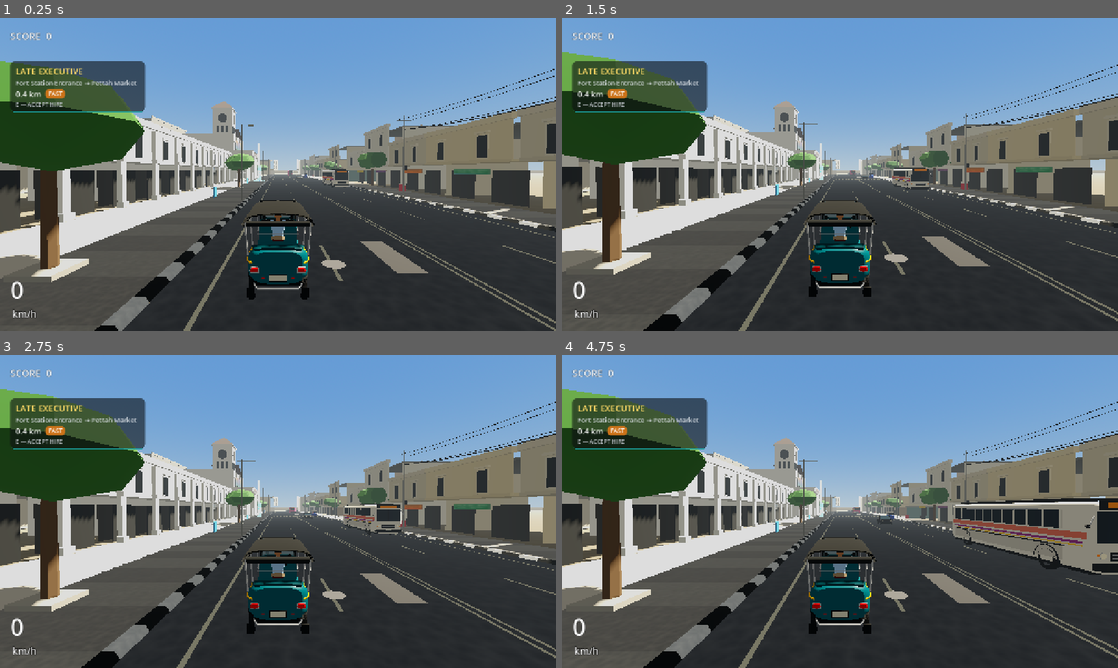
Above: before the commit, frames 1-4 (two rows, left to right).
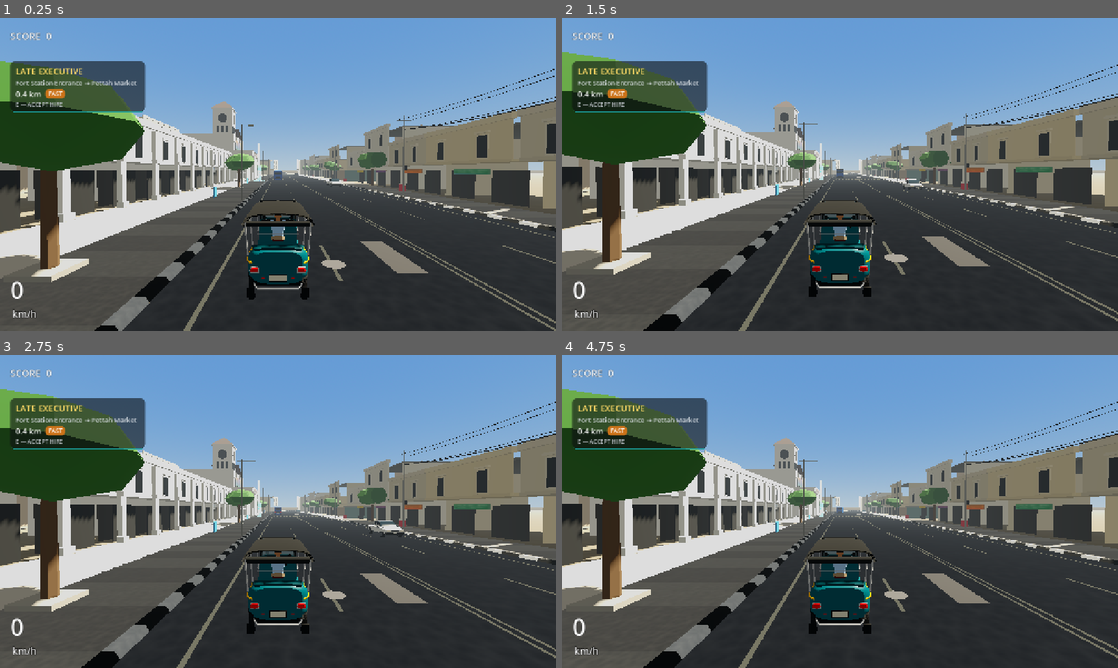
Above: after the commit, the same moments.

Repository: chaven-sl/TukTukColombo
Game: Godot game, scene res://scenes/bootstrap/bootstrap.tscn
Two runs of this game, one before a commit and one after it. Both use one fixed random seed, a clock stepped at 60 frames per second and the inputs below.
Inputs (mouse positions are in pixels of both pictures, inside the frame that each line leads up to):
- Up to frame 1 (0.25 s): no input
- Up to frame 2 (1.5 s): move the mouse to (962, 158) at 0.52 s; hold D (steer_right) 0.53-1.25 s; hold H (horn) 0.53-1.25 s; click (962, 158) at 0.67 s; drag from (728, 190) to (812, 237) at 1.27 s
- Up to frame 3 (2.75 s): move the mouse to (333, 442) at 2.02 s; hold D (steer_right) from 2.03 s (still down); hold H (horn) from 2.03 s (still down)
- Up to frame 4 (4.75 s): release D (steer_right) at 2.75 s; release H (horn) at 2.75 s; drag from (812, 574) to (673, 464) at 2.77 s; move the mouse to (1006, 558) at 3.52 s; hold A (steer_left) 3.53-4.25 s; hold H (horn) 3.53-4.25 s; drag from (673, 464) to (756, 433) at 4.27 s

The runs differ from the first frame. In frame 1, 0.4% of the frame differs, in the area x 25-63%, y 30-54%; in frame 2, 0.5%; in frame 3, 1.0%; in frame 4, 5.6%, in the area x 3-100%, y 30-71%.

Commit message:
feat(world): Pettah compression — one 2.85 m lane each way through the market
Signalised Market Gate (16 m, + Spice Lane side street) is the lane
reduction: lane counts change only at junctions, where merging
connectors conflict and are granted one at a time. Market core: core A,
22 m loading bays (2.4 m), core B; widening to 3.2 m lanes + 1.6 m
shoulder, back to two lanes at Pettah Junction. Deliberate kerbside
pressure (loading van + boxes + cart, parked tuk, motorcycle row, tuk
stand, roadworks pen), pavement-edge merchandise, merge/straight road
arrows, denser wire bundles, bunting. Spots moved onto the new
pavements. Parked vehicles: footprint check keeps them off every lane.

Co-Authored-By: Claude Opus 5.5 <noreply@anthropic.com>

Diff:
--- a/scenes/districts/fort_pettah/fort_pettah_track.tscn
+++ b/scenes/districts/fort_pettah/fort_pettah_track.tscn
@@ -79,70 +79,146 @@
 lane_width = 2.9
 median_width = 0.2
 shoulder_width = 0.4
-zone = &"market"
-
-[node name="MarketApproach" type="Node3D" parent="MainLoop"]
-script = ExtResource("3_seg")
-length = 122.0
-lane_width = 2.9
-median_width = 0.2
-shoulder_width = 0.4
-sidewalk_left = true
-sidewalk_right = true
-sidewalk_width = 3.0
-crossing_s = PackedFloat32Array(42, 96)
-crossing_styles = PackedInt32Array(1, 0)
-zone = &"market"
-bus_spawn_scale = 0.15
+zone = &"olcott"
+
+[node name="MarketGate" type="Node3D" parent="MainLoop"]
+script = ExtResource("4_ix")
+size = 16.0
+green_through = 12.0
+green_cross = 6.0
+
+[node name="MarketCoreA" type="Node3D" parent="MainLoop"]
+script = ExtResource("3_seg")
+length = 34.0
+lane_width = 2.85
+median_width = 0.15
+shoulder_width = 0.35
+lanes_per_direction = 1
+sidewalk_left = true
+sidewalk_right = true
+sidewalk_width = 3.0
+zone = &"market"
+bus_spawn_scale = 0.0
+crossing_s = PackedFloat32Array(18)
+crossing_styles = PackedInt32Array(1)
+pedestrian_density = 2.0
+
+[node name="MarketBayIn" type="Node3D" parent="MainLoop"]
+script = ExtResource("3_seg")
+length = 6.0
+lane_width = 2.85
+median_width = 0.15
+shoulder_width = 0.35
+shoulder_width_end = 2.4
+lanes_per_direction = 1
+sidewalk_left = true
+sidewalk_right = true
+sidewalk_width = 3.0
+zone = &"market"
+bus_spawn_scale = 0.0
+pedestrian_density = 2.0
+
+[node name="MarketBay" type="Node3D" parent="MainLoop"]
+script = ExtResource("3_seg")
+length = 22.0
+lane_width = 2.85
+median_width = 0.15
+shoulder_width = 2.4
+lanes_per_direction = 1
+sidewalk_left = true
+sidewalk_right = true
+sidewalk_width = 3.0
+zone = &"market"
+bus_spawn_scale = 0.0
+pedestrian_density = 2.0
+
+[node name="MarketBayOut" type="Node3D" parent="MainLoop"]
+script = ExtResource("3_seg")
+length = 6.0
+lane_width = 2.85
+median_width = 0.15
+shoulder_width = 2.4
+shoulder_width_end = 0.35
+lanes_per_direction = 1
+sidewalk_left = true
+sidewalk_right = true
+sidewalk_width = 3.0
+zone = &"market"
+bus_spawn_scale = 0.0
+pedestrian_density = 2.0
+
+[node name="MarketCoreB" type="Node3D" parent="MainLoop"]
+script = ExtResource("3_seg")
+length = 38.0
+lane_width = 2.85
+median_width = 0.15
+shoulder_width = 0.35
+lanes_per_direction = 1
+sidewalk_left = true
+sidewalk_right = true
+sidewalk_width = 3.0
+zone = &"market"
+bus_spawn_scale = 0.0
+crossing_s = PackedFloat32Array(26)
+crossing_styles = PackedInt32Array(0)
 pedestrian_density = 2.0
 
 [node name="MarketTaperOut" type="Node3D" parent="MainLoop"]
 script = ExtResource("3_seg")
 length = 15.0
-lane_width = 2.9
-lane_width_end = 3.3
-median_width = 0.2
-median_width_end = 0.4
-shoulder_width = 0.4
-shoulder_width_end = 0.8
-sidewalk_left = true
-sidewalk_right = true
-sidewalk_width = 3.0
-zone = &"market"
-bus_spawn_scale = 0.3
+lane_width = 2.85
+lane_width_end = 3.2
+median_width = 0.15
+median_width_end = 0.2
+shoulder_width = 0.35
+shoulder_width_end = 1.6
+lanes_per_direction = 1
+sidewalk_left = true
+sidewalk_right = true
+sidewalk_width = 3.0
+zone = &"market"
+bus_spawn_scale = 0.0
 pedestrian_density = 1.6
 
 [node name="MarketLower" type="Node3D" parent="MainLoop"]
 script = ExtResource("3_seg")
 length = 55.0
-lane_width = 3.3
-shoulder_width = 0.8
-sidewalk_left = true
-sidewalk_right = true
-sidewalk_width = 3.0
-zone = &"market"
-bus_spawn_scale = 0.5
+lane_width = 3.2
+median_width = 0.2
+shoulder_width = 1.6
+lanes_per_direction = 1
+sidewalk_left = true
+sidewalk_right = true
+sidewalk_width = 3.0
+zone = &"market"
+bus_spawn_scale = 0.1
 pedestrian_density = 1.5
 
 [node name="MarketCorner" type="Node3D" parent="MainLoop"]
 script = ExtResource("3_seg")
 length = 39.2699
 turn_angle_deg = 90.0
+lanes_per_direction = 1
 lane_width = 3.3
+median_width = 0.2
 shoulder_width = 0.8
 zone = &"junction"
+bus_spawn_scale = 0.3
 
 [node name="JunctionApproach" type="Node3D" parent="MainLoop"]
 script = ExtResource("3_seg")
 length = 50.0
+lanes_per_direction = 1
 lane_width = 3.3
-shoulder_width = 0.8
+median_width = 0.2
+shoulder_width = 1.2
 sidewalk_left = true
 sidewalk_right = true
 sidewalk_width = 3.0
 crossing_s = PackedFloat32Array(38)
 crossing_styles = PackedInt32Array(0)
 zone = &"junction"
+bus_spawn_scale = 0.3
 pedestrian_density = 1.4
 
 [node name="Junction" type="Node3D" parent="MainLoop"]
@@ -193,6 +269,27 @@
 bus_spawn_scale = 0.0
 pedestrian_density = 1.8
 
+[node name="SpiceLaneArm" type="Node3D" parent="."]
+script = ExtResource("2_chain")
+attach_intersection = NodePath("../MainLoop/MarketGate")
+attach_arm = 3
+end_cap_tunnel = true
+
+[node name="SpiceLane" type="Node3D" parent="SpiceLaneArm"]
+script = ExtResource("3_seg")
+length = 56.0
+lanes_per_direction = 1
+lane_width = 2.8
+median_width = 0.15
+shoulder_width = 0.3
+sidewalk_left = true
+sidewalk_right = true
+sidewalk_width = 2.4
+sidewalk_trim_end = 22.0
+zone = &"market"
+bus_spawn_scale = 0.6
+pedestrian_density = 1.6
+
 [node name="BusStandArm" type="Node3D" parent="."]
 script = ExtResource("2_chain")
 attach_intersection = NodePath("../MainLoop/Junction")
@@ -236,14 +333,14 @@
 display_name_key = "PLACE_PETTAH_BUS_STAND"
 
 [node name="PickupThrill" type="Marker3D" parent="Pedestrians"]
-transform = Transform3D(1, 0, 0, 0, 1, 0, 0, 0, 1, 196.3, 0.15, -128)
+transform = Transform3D(1, 0, 0, 0, 1, 0, 0, 0, 1, 195.2, 0.15, -126)
 script = ExtResource("6_spot")
 kind = 2
 spot_id = &"pickup_thrill"
 display_name_key = "PLACE_MARKET_LANE"
 
 [node name="DestMarket" type="Marker3D" parent="Pedestrians"]
-transform = Transform3D(1, 0, 0, 0, 1, 0, 0, 0, 1, 196.3, 0.15, -82)
+transform = Transform3D(1, 0, 0, 0, 1, 0, 0, 0, 1, 193.1, 0.15, -94)
 script = ExtResource("6_spot")
 kind = 3
 spot_id = &"dest_market"
@@ -257,7 +354,7 @@
 display_name_key = "PLACE_OLCOTT_CORNER"
 
 [node name="DestSouthJunction" type="Marker3D" parent="Pedestrians"]
-transform = Transform3D(1, 0, 0, 0, 1, 0, 0, 0, 1, 128, 0.15, 33.4)
+transform = Transform3D(1, 0, 0, 0, 1, 0, 0, 0, 1, 128, 0.15, 31.6)
 script = ExtResource("6_spot")
 kind = 3
 spot_id = &"dest_south_junction"
@@ -278,7 +375,7 @@
 dressing = 1
 
 [node name="WaitShop" type="Marker3D" parent="Pedestrians"]
-transform = Transform3D(1, 0, 0, 0, 1, 0, 0, 0, 1, 179.7, 0.15, -105)
+transform = Transform3D(1, 0, 0, 0, 1, 0, 0, 0, 1, 182.9, 0.15, -100)
 script = ExtResource("6_spot")
 spot_id = &"wait_shop"
 
--- a/scripts/districts/fort_pettah_dresser.gd
+++ b/scripts/districts/fort_pettah_dresser.gd
@@ -61,6 +61,7 @@
 	_register_shop_signs()
 	for seg in network.segments:
 		_dress_segment(seg)
+	_dress_market_kerbside()
 	_dress_station()
 	_dress_junction_gantry()
 	_dress_portals()
@@ -120,13 +121,13 @@
 
 
 ## True if a footprint of radius `r` at `p` stays clear of every lane.
-func _lane_clear(p: Vector3, r: float) -> bool:
+func _lane_clear(p: Vector3, r: float, margin := 0.3) -> bool:
 	var key := Vector2i(floori(p.x / 8.0), floori(p.z / 8.0))
 	for dx in range(-1, 2):
 		for dz in range(-1, 2):
 			var cell: PackedVector3Array = _lane_cells.get(key + Vector2i(dx, dz), PackedVector3Array())
 			for q in cell:
-				if Vector2(q.x - p.x, q.z - p.z).length() < r + q.y + 0.3:
+				if Vector2(q.x - p.x, q.z - p.z).length() < r + q.y + margin:
 					return false
 	return true
 
@@ -416,7 +417,7 @@
 	var zone := seg.zone
 	var s := 8.0 + rng.randf() * 6.0
 	var prev_pole := PackedVector3Array()
-	var pole_spacing := 26.0 if zone == &"market" else 32.0
+	var pole_spacing := 18.0 if zone == &"market" else 32.0  # v0.03B1.1: denser wires over the narrow market
 	while s < seg.length - 6.0:
 		var xf := _frame(seg, s, side, seg.half_width(s) + 0.55)
 		if not _junction_clear(xf.origin) or _near_spot(xf.origin, 3.0):
@@ -434,7 +435,18 @@
 			# Across-the-street wires in the market (the Pettah tangle).
 			if zone == &"market" and side > 0.0:
 				var opposite := _frame(seg, s, -side, seg.half_width(s) + 0.55).origin + Vector3(0, 8.0, 0)
-				c.detail.wire(pts[2], opposite, 1.2, 0.04, Color(0.05, 0.05, 0.05), 8)
+				for k in 3:  # a sagging bundle, not a single line
+					c.detail.wire(pts[mini(k, pts.size() - 1)], opposite + Vector3(0, -k * 0.4, 0), 1.0 + k * 0.35, 0.035, Color(0.05, 0.05, 0.05), 8)
+				# Bunting strung across the street (festival flags, very Colombo).
+				var a := _frame(seg, s + 4.0, side, seg.half_width(s) + 2.6).origin + Vector3(0, 5.8, 0)
+				var b := _frame(seg, s + 6.0, -side, seg.half_width(s) + 2.6).origin + Vector3(0, 5.8, 0)
+				c.detail.wire(a, b, 0.6, 0.02, Color(0.15, 0.15, 0.15), 10)
+				var n := int(a.distance_to(b) / 0.55)
+				for k in n:
+					var t := (k + 0.5) / float(n)
+					var p := a.lerp(b, t) + Vector3.DOWN * 0.6 * 4.0 * t * (1.0 - t)
+					var span := (b - a).normalized() * 0.18
+					c.fabric.tri(p - span, p + span, p + Vector3(0, -0.36, 0), ArtPalette.ACCENTS[k % ArtPalette.ACCENTS.size()])
 			prev_pole = pts
 		else:
 			StreetKit.street_lamp(c, xf.origin + Vector3(0, 0.15, 0), to_road)
@@ -495,6 +507,104 @@
 		var bc := chunks.at(bay.origin)
 		bc.detail.box(bay, Vector3(0, 0.013, 0), Vector3(30.0, 0.005, 0.12), ArtPalette.AWNING_YELLOW, 4)
 		bc.detail.box(bay, Vector3(0, 0.013, -1.25), Vector3(30.0, 0.005, 0.12), ArtPalette.AWNING_YELLOW, 4)
+
+
+# --- v0.03B1.1 Pettah compression: deliberate kerbside pressure ---
+
+func _seg_named(n: String) -> RoadSegment:
+	for sg in network.segments:
+		if sg.name == n:
+			return sg
+	return null
+
+
+## Parked/loading vehicle along the street in a bay or shoulder (offset from
+## the centre line); the footprint check in _spawn_parked keeps it off lanes.
+func _kerb_vehicle(seg: RoadSegment, s: float, side: float, off: float, kind: String, color: int, perpendicular := false) -> void:
+	var xf := _frame(seg, s, side, off)
+	var rot := 0.0 if perpendicular else PI * 0.5
+	_parked.append([kind, xf * Transform3D(Basis(Vector3.UP, rot + rng.randf_range(-0.06, 0.06)), Vector3.ZERO), color])
+
+
+## Painted arrow on the asphalt at `xf` (−Z = travel). bend: 0 straight,
+## ±1 = merge arrow kinking toward ±X.
+func _road_arrow(xf: Transform3D, bend: float) -> void:
+	var c := chunks.at(xf.origin)
+	var paint := Color(0.88, 0.87, 0.82)
+	var lift := Vector3(0, 0.022, 0)
+	c.detail.box(xf, Vector3(0, 0.02, 0.6), Vector3(0.16, 0.006, 1.6), paint, 4)
+	var head := xf * Transform3D(Basis(Vector3.UP, -bend * 0.6), Vector3(bend * 0.25, 0, -0.35))
+	if bend != 0.0:
+		c.detail.box(head, Vector3(0, 0.02, -0.25), Vector3(0.16, 0.006, 0.7), paint, 4)
+	var tip := head * Vector3(0, 0, -1.05)
+	c.detail.tri(head * Vector3(-0.42, 0, -0.55) + lift, tip + lift, head * Vector3(0.42, 0, -0.55) + lift, paint)
+
+
+func _dress_market_kerbside() -> void:
+	# Lane reduction cues: merge arrows on the kerb lanes into the gate,
+	# straight arrows once single-lane.
+	for lane in network.lanes:
+		if lane.is_connector:
+			continue
+		var n := lane.points.size()
+		if n < 3:
+			continue
+		var i := int(n * 0.55)
+		var d := (lane.points[mini(i + 1, n - 1)] - lane.points[i]).normalized()
+		var axf := Transform3D(MathUtil.basis_from_forward(d), lane.points[i])
+		if lane.source_name == "OlcottCorner" and lane.lane_index == 1 and lane.end_point().distance_to(_seg_named("MarketCoreA").global_position) < 30.0:
+			_road_arrow(axf, -1.0)  # kerb lane merges toward the centre
+		elif lane.source_name == "MarketCoreA" or lane.source_name == "MarketCoreB":
+			_road_arrow(axf, 0.0)
+	var bay := _seg_named("MarketBay")
+	if bay != null:
+		var off := bay.carriageway_half(11.0) + 1.25
+		# East / side +1: loading van with its stacked boxes and a handcart.
+		_kerb_vehicle(bay, 7.0, 1.0, off, "van", 1)
+		var boxes := _frame(bay, 13.5, 1.0, off)
+		StreetKit.boxes(chunks.at(boxes.origin), boxes * Transform3D(Basis.IDENTITY, Vector3(0, 0.0, 0.2)), 6, rng)
+		_proxy(prop_body, boxes, Vector3(0, 0.45, 0.2), Vector3(1.2, 0.9, 0.9))
+		var cart := _frame(bay, 18.0, 1.0, off + 0.1)
+		StreetKit.handcart(chunks.at(cart.origin), cart * Transform3D(Basis(Vector3.UP, PI * 0.5), Vector3.ZERO), 0, rng)
+		_proxy(prop_body, cart, Vector3(0, 0.9, 0), Vector3(2.4, 1.6, 1.3))
+		# West / side −1: parked tuk, then a motorcycle row nosed to the kerb.
+		_kerb_vehicle(bay, 4.5, -1.0, off, "tuk", 2)
+		for k in 4:
+			_kerb_vehicle(bay, 11.0 + k * 1.0, -1.0, off + 0.15, "motorcycle", k, true)
+	var lower := _seg_named("MarketLower")
+	if lower != null:
+		var loff := lower.carriageway_half(10.0) + 0.8
+		_kerb_vehicle(lower, 8.0, -1.0, loff, "tuk", 3)   # tuk stand
+		_kerb_vehicle(lower, 12.0, -1.0, loff, "tuk", 0)
+		_kerb_vehicle(lower, 16.0, -1.0, loff, "tuk", 4)
+		var works := _frame(lower, 38.0, 1.0, loff)  # small roadworks pen on the far side
+		var wc := chunks.at(works.origin)
+		# Frame: −Z faces the road, X runs along the street.
+		StreetKit.barrier(wc, works * Transform3D(Basis.IDENTITY, Vector3(0, 0, 0.1)), 4.0)
+		for k in 4:
+			wc.detail.cylinder(works, Vector3(-1.6 + k * 1.05, 0.3, -0.4), 0.17, 0.6, 6, Color(0.95, 0.5, 0.1), true, 0.04)
+		wc.plaster.box(works, Vector3(0.6, 0.25, 0.45), Vector3(1.4, 0.5, 0.6), Color(0.7, 0.62, 0.48))
+		_proxy(prop_body, works, Vector3(0, 0.5, 0.0), Vector3(4.2, 1.0, 1.2))
+	# Market core: merchandise pushed to the pavement edge, kerb-side carts.
+	for n in ["MarketCoreA", "MarketCoreB"]:
+		var seg := _seg_named(n)
+		if seg == null:
+			continue
+		var s := 5.0
+		var side := 1.0
+		while s < seg.length - 4.0:
+			var e := _frame(seg, s, side, seg.half_width(s) + 0.75)
+			if _junction_clear(e.origin) and not _near_spot(e.origin, 3.5) and _lane_clear(e.origin, 0.6):
+				var ec := chunks.at(e.origin)
+				if rng.randf() < 0.35:
+					StreetKit.handcart(ec, e * Transform3D(Basis(Vector3.UP, PI * 0.5), Vector3(0, 0.15, -0.1)), rng.randi() % 3, rng)
+					_proxy(prop_body, e, Vector3(0, 0.9, 0), Vector3(2.4, 1.6, 1.0))
+				else:
+					StreetKit.sacks(ec, e * Transform3D(Basis.IDENTITY, Vector3(0, 0.15, 0)), rng.randi_range(2, 4), rng)
+					_proxy(prop_body, e, Vector3(0, 0.45, 0), Vector3(1.4, 0.9, 0.7))
+				stats["props"] += 1
+			s += rng.randf_range(6.0, 9.0)
+			side = -side
 
 
 # --- the Fort station landmark ---
@@ -662,6 +772,7 @@
 	var labels := {
 		"MarketLaneArm": ["PETTAH MARKET ARCADE", "පිටකොටුව වෙළඳපොළ", "புறக்கோட்டை சந்தை"],
 		"BusStandArm": ["CENTRAL BUS STAND", "මධ්‍යම බස් නැවතුම්පොළ", "மத்திய பேருந்து நிலையம்"],
+		"SpiceLaneArm": ["SPICE LANE", "කුළුබඩු වීදිය", "மசாலா வீதி"],
 	}
 	for chain in network.chains:
 		var portal := chain.get_node_or_null("TunnelPortal") as Node3D
@@ -684,8 +795,8 @@
 		for k in int(w / 3.0):
 			c.glass.box(xf, Vector3(-w * 0.5 + 1.5 + k * 3.0, 10.4, -0.03), Vector3(1.2, 1.8, 0.04), ArtPalette.WINDOW_DARK)
 		var lab: Array = labels.get(String(chain.name), ["PETTAH", "පිටකොටුව", "புறக்கோட்டை"])
-		var uv := atlas.add({"px": Vector2i(512, 128), "bg": Color(0.8, 0.12, 0.1), "border": Color(1, 0.9, 0.5),
-				"lines": [[lab[0], 34, Color(1, 1, 1)], [lab[1] + "  •  " + lab[2], 22, Color(1, 0.93, 0.7), false]]})
+		var uv := atlas.add({"px": Vector2i(384, 96), "bg": Color(0.8, 0.12, 0.1), "border": Color(1, 0.9, 0.5),
+				"lines": [[lab[0], 28, Color(1, 1, 1)], [lab[1] + "  •  " + lab[2], 18, Color(1, 0.93, 0.7), false]]})
 		_sign_quad(xf * Transform3D(Basis.IDENTITY, Vector3(0, 7.4, 0)), Vector2(minf(w - 2.0, 10.0), 2.4), uv)
 
 
@@ -737,7 +848,14 @@
 	for entry: Array in _parked:
 		var cls: TrafficVehicleClass = classes[entry[0]]
 		var xf: Transform3D = entry[1]
-		if not _lane_clear(xf.origin, maxf(cls.length, cls.width) * 0.5):
+		# Footprint check along the vehicle (bays/shoulders: marked parking may
+		# sit 0.1 m from a lane edge, never on it).
+		var blocked := false
+		for k in 5:
+			var p := xf * Vector3(0, 0, lerpf(-cls.length * 0.4, cls.length * 0.4, k / 4.0))
+			if not _lane_clear(p, cls.width * 0.5, 0.1):
+				blocked = true
+		if blocked:
 			continue
 		# Baked into the chunk (no extra instances / draw calls): body paint
 		# rides the metal surface, tyres and trim the plaster, lamps the lights.
